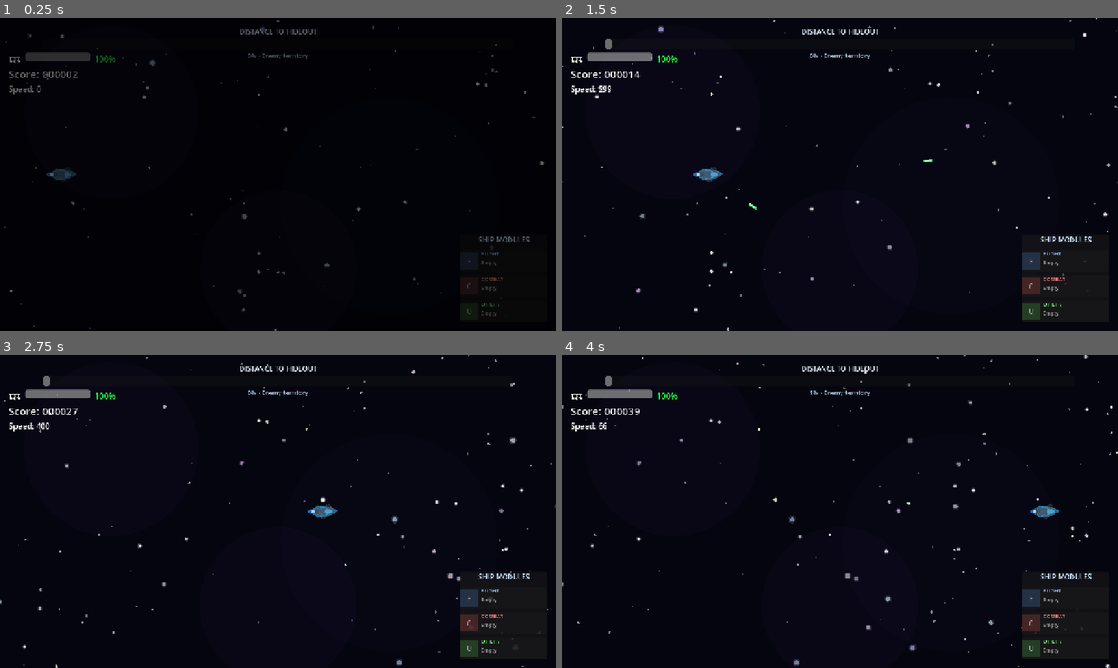
Above: before the commit, frames 1-4 (two rows, left to right).
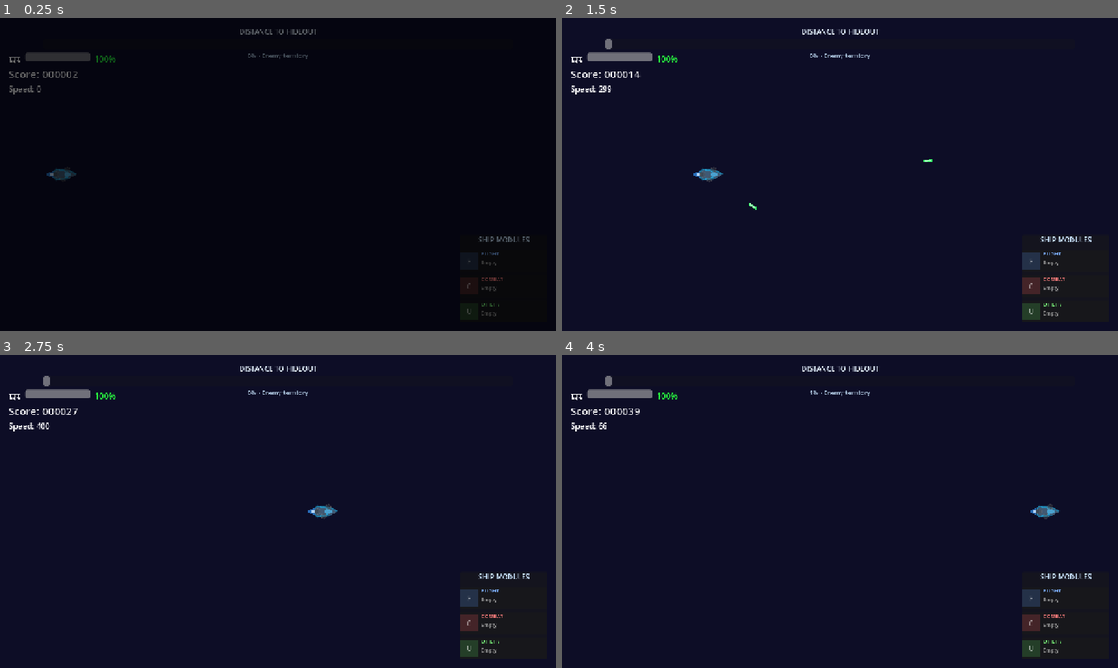
Above: after the commit, the same moments.

Repository: ReleMai/CargoEscape
Game: Godot game, scene res://scenes/main.tscn
The game is run twice, just before and just after one commit, with the same random seed, the same clock (stepped at 60 frames per second) and the same inputs. This scene is started directly instead of the project's main scene.
Inputs (mouse positions are in pixels of both pictures, inside the frame that each line leads up to):
- Up to frame 1 (0.25 s): no input
- Up to frame 2 (1.5 s): tap Enter (ui_accept) at 0.5, 0.77 s; move the mouse to (962, 158) at 0.52 s; hold D (move_right) 0.53-1.25 s; hold E (interact) 0.53-1.25 s; click (962, 158) at 0.67 s; drag from (728, 190) to (840, 165) at 1.27 s
- Up to frame 3 (2.75 s): move the mouse to (333, 442) at 2.02 s; hold D (move_right) from 2.03 s (still down); tap Ctrl at 2.1 s
- Up to frame 4 (4 s): release D (move_right) at 2.75 s; drag from (812, 574) to (673, 464) at 2.77 s; move the mouse to (1006, 558) at 3.52 s; hold A (move_left) from 3.53 s (still down); tap P at 3.6 s; tap Enter (ui_accept) at 3.77 s

The runs differ from the first frame. In frame 1, 0.2% of the frame differs, in the area x 0-98%, y 0-100%; in frame 2, 0.3%; in frame 3, 0.4%; in frame 4, 0.6%, in the area x 0-100%, y 0-100%.
Error before the commit: Invalid access to property or key 'station_name' on a base object of type 'Resource'. (res://scripts/main.gd:450)
Error after the commit: Parse Error: Nested typed collections are not supported. (res://scripts/background.gd:95)

Commit message:
Fix nested array type in background.gd for complete type safety
Co-authored-by: ReleMai <7017267+ReleMai@users.noreply.github.com>

Diff:
--- a/scripts/background.gd
+++ b/scripts/background.gd
@@ -92,7 +92,7 @@
 
 ## Star data for each layer: Array[Array[Dictionary]]
 ## Each star: {position: Vector2, size: float, color: Color, alpha: float}
-var star_layers: Array[Array] = []
+var star_layers: Array[Array[Dictionary]] = []
 
 ## External scroll speed (set by game manager)
 var external_scroll_speed: float = 0.0
